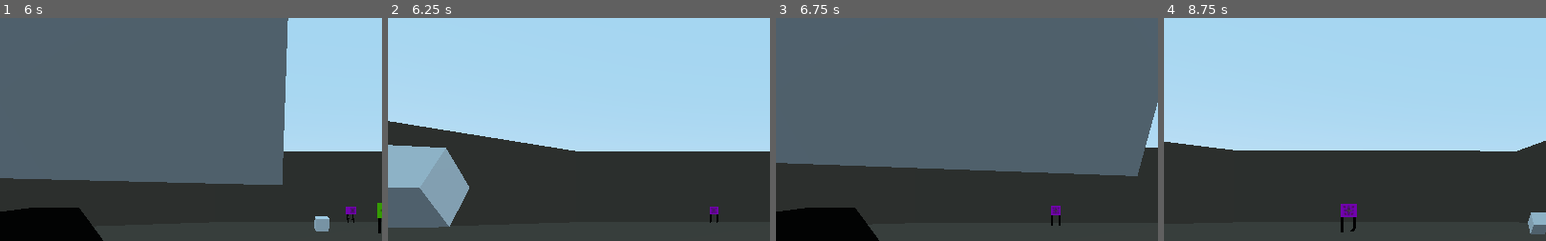
Above: before the commit, frames 1-4 (left to right).
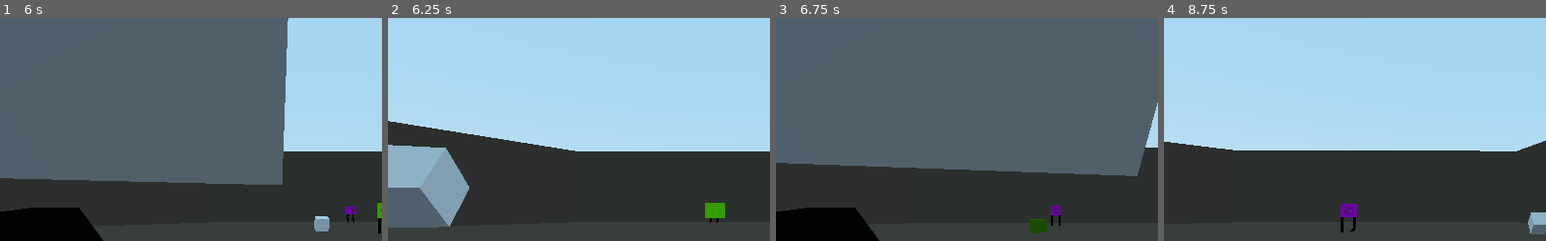
Above: after the commit, the same moments.

Repository: the-alex-g/PolyhedralArena
Game: Godot game, scene res://Main/Main.tscn
Same seed, same stepped clock (60 frames per second), same inputs: the game is played once before the commit and once after it.
Inputs:
- Up to frame 1 (6 s): tap Enter at 0.5 s; hold D (right) 0.53-1.28 s; tap Space (throw) every 0.75 s from 0.6 to 5.85 s; hold S (backward) 1.28-2.03 s; hold D (right) 2.03-2.78 s; hold W (forward) 2.78-3.53 s; hold A (left) 3.53-5.03 s; hold S (backward) 5.03-5.78 s; hold D (right) from 5.78 s (still down)
- Up to frame 2 (6.25 s): keep holding D (right)
- Up to frame 3 (6.75 s): release D (right) at 6.53 s; hold W (forward) from 6.53 s (still down); tap Space (throw) at 6.6 s
- Up to frame 4 (8.75 s): release W (forward) at 7.28 s; hold D (right) 7.28-8.03 s; tap Space (throw) at 7.35, 8.1 s; hold S (backward) from 8.03 s (still down)
The pictures show only the part of the screen within x 0-50%, y 7-57%; the shares and areas given below are measured in that part.

Frame 1 is identical in both runs. In frame 2, 0.4% of the frame differs, in the area x 83-89%, y 82-90%; in frame 3, 0.3%; in frame 4, less than 0.1%.

Commit message:
Add enemy damage effect

Diff:
--- /dev/null
+++ b/project/Dice/DeadDie.gd
@@ -0,0 +1,24 @@
+extends RigidBody
+
+onready var _tween = $Tween as Tween
+
+var start : Color
+var end : Color
+var player : Player
+var level : int
+
+
+func _ready()->void:
+	_tween.interpolate_property($CSGBox.material_override, "albedo_color", start, end, 1, Tween.TRANS_QUAD)
+	_tween.start()
+
+
+func _on_Timer_timeout()->void:
+	if level > 0:
+		var enemy = load("res://Dice/EnemyDie.tscn").instance()
+		enemy.target = player
+		enemy.translation = translation
+		enemy.translation.y = 1.73
+		get_parent().add_child(enemy)
+		enemy.set_deferred("level", level)
+	queue_free()
--- /dev/null
+++ b/project/Dice/DeadDie.tscn
@@ -0,0 +1,32 @@
+[gd_scene load_steps=5 format=2]
+
+[ext_resource path="res://Dice/DeadDie.gd" type="Script" id=1]
+
+[sub_resource type="PhysicsMaterial" id=3]
+bounce = 1.0
+
+[sub_resource type="BoxShape" id=1]
+extents = Vector3( 0.5, 0.5, 0.5 )
+
+[sub_resource type="SpatialMaterial" id=2]
+
+[node name="TemporaryDie" type="RigidBody"]
+mass = 4.0
+physics_material_override = SubResource( 3 )
+script = ExtResource( 1 )
+
+[node name="CollisionShape" type="CollisionShape" parent="."]
+shape = SubResource( 1 )
+
+[node name="CSGBox" type="CSGBox" parent="."]
+material_override = SubResource( 2 )
+width = 1.0
+height = 1.0
+depth = 1.0
+
+[node name="Tween" type="Tween" parent="."]
+
+[node name="Timer" type="Timer" parent="."]
+autostart = true
+
+[connection signal="timeout" from="Timer" to="." method="_on_Timer_timeout"]
--- a/project/Dice/Enemy.gd
+++ b/project/Dice/Enemy.gd
@@ -1,6 +1,7 @@
 class_name Enemy
 extends KinematicBody
 
+const DEAD_DIE := preload("res://Dice/DeadDie.tscn")
 const LEVEL_TO_NAME := {
 	1:"greeblin",
 	2:"hopper",
@@ -39,9 +40,27 @@
 
 
 func hit(damage:int)->void:
+	var dead_die := DEAD_DIE.instance()
+	dead_die.translation = translation
+	dead_die.start = LEVEL_TO_COLOR[level]
+	dead_die.player = target
 	_set_level(level - damage)
-	if level <= 0:
-		queue_free()
+	dead_die.level = level
+	if level > 0:
+		dead_die.end = LEVEL_TO_COLOR[level]
+	else:
+		dead_die.end = Color.black
+	get_parent().add_child(dead_die)
+	var twist := Vector3.ZERO
+	match randi() % 3:
+		0:
+			twist.x = randf()
+		1:
+			twist.y = randf()
+		2:
+			twist.z = randf()
+	dead_die.apply_impulse(twist, Vector3.BACK.rotated(Vector3.UP, rotation.y) * 50)
+	queue_free()
 
 
 func _set_level(value:int)->void:
